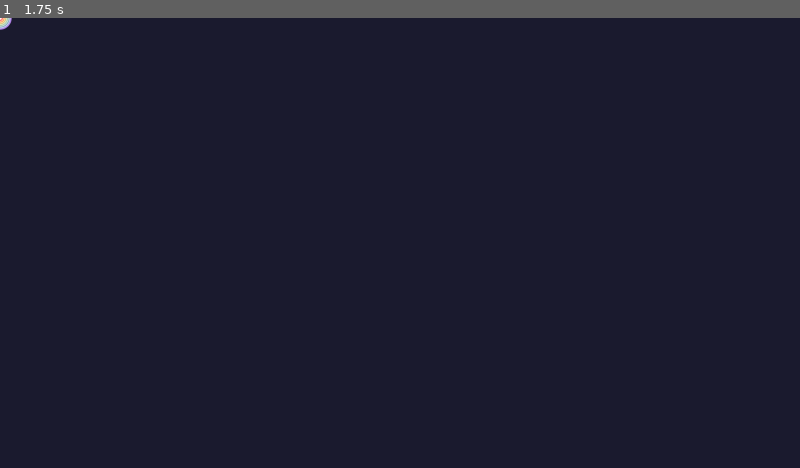
Above: before the commit, frame 1.
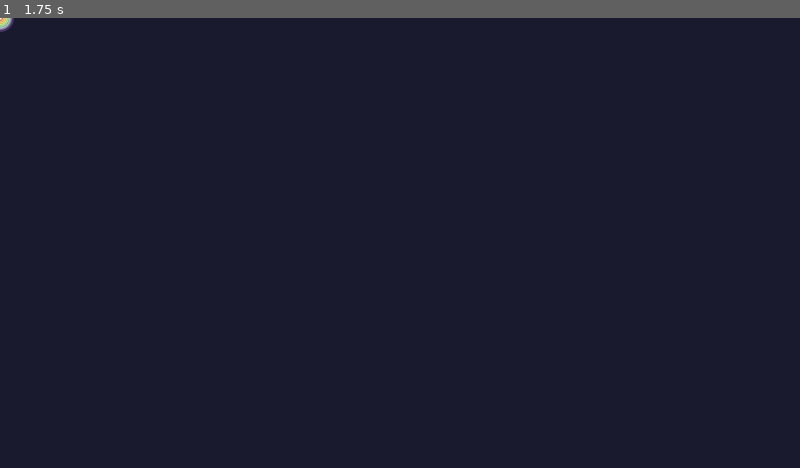
Above: after the commit, the same moment.

Repository: Lorenz-127/GemCascade
Game: Godot game, scene res://scenes/game/gems/ColorBomb.tscn
Two runs of this game, one before a commit and one after it. Both use one fixed random seed, a clock stepped at 60 frames per second and the inputs below. This scene is started directly instead of the project's main scene.
Inputs (mouse positions are in pixels of both pictures, inside the frame that each line leads up to):
- Up to frame 1 (1.75 s): tap Enter at 0.5 s; move the mouse to (576, 220) at 0.52 s; hold Right mouse button (gem_deselect) 0.53-1.28 s; tap Space at 1.25 s; move the mouse to (240, 265) at 1.27 s; click (240, 265) at 1.35 s

The runs differ from the first frame. In frame 1, less than 0.1% of the frame differs, in the area x 0-2%, y 0-4%.

Commit message:
feat(gems): implement special gem types with unique behaviors
Add implementation for all special gem types:
- Line blast gems (horizontal and vertical)
- Cross blast gem
- Color bomb gem
- Super bomb gem

Each special gem extends the special_gem_base class and implements:
- Unique visual indicators
- Custom activation animations
- Specific behavior patterns

Diff:
--- a/scenes/game/gems/color_bomb.gd
+++ b/scenes/game/gems/color_bomb.gd
@@ -1 +1,92 @@
-extends Node
+extends "res://scenes/game/gems/special_gem_base.gd"
+
+var target_color_type: int = -1  # Type of gem to clear, set during activation
+
+func _ready():
+	# Call parent ready function
+	super._ready()
+
+	# Set specific properties for color bomb
+	special_type = "color_bomb"
+
+	# Add rainbow pulsing or other special visuals
+	enhance_color_bomb_visuals()
+
+func enhance_color_bomb_visuals():
+	# Add a rainbow/pulsing effect to make the color bomb stand out
+	var rainbow_tween = create_tween()
+	rainbow_tween.set_loops()
+
+	# Cycle through some hue shifts for a rainbow-like effect
+	# This is a simple version, could be enhanced with a shader
+	rainbow_tween.tween_property($Sprite2D, "modulate",
+							   Color(1.0, 0.8, 0.8), 0.7)  # Reddish
+	rainbow_tween.tween_property($Sprite2D, "modulate",
+							   Color(1.0, 1.0, 0.8), 0.7)  # Yellowish
+	rainbow_tween.tween_property($Sprite2D, "modulate",
+							   Color(0.8, 1.0, 0.8), 0.7)  # Greenish
+	rainbow_tween.tween_property($Sprite2D, "modulate",
+							   Color(0.8, 0.8, 1.0), 0.7)  # Bluish
+	rainbow_tween.tween_property($Sprite2D, "modulate",
+							   Color(1.0, 0.8, 1.0), 0.7)  # Purplish
+	rainbow_tween.tween_property($Sprite2D, "modulate",
+							   Color(1.0, 1.0, 1.0), 0.7)  # Back to normal
+
+func activate():
+	# Call parent activate for common effects
+	var activation_started = await super.activate()
+
+	# Play color bomb activation animation
+	play_color_bomb_animation()
+
+	# The actual gem clearing logic will be in BoardController
+	# which calls this method and then handles clearing all gems of target color
+
+	# Return true to signal successful activation
+	return activation_started
+
+func set_target_color(color_type: int):
+	# Set which color type this bomb will clear when activated
+	target_color_type = color_type
+
+func play_color_bomb_animation():
+	# Create a radial explosion effect
+	var explosion = Node2D.new()
+	add_child(explosion)
+
+	# Create a series of expanding circles
+	for i in range(5):
+		var circle = create_circle(5 + i * 15, Color(1, 1, 1, 0.8 - i * 0.15))
+		explosion.add_child(circle)
+
+	# Animate the explosion outward
+	var tween = create_tween()
+	tween.tween_property(explosion, "scale", Vector2(3, 3), 0.5)
+	tween.parallel().tween_property(explosion, "modulate", Color(1, 1, 1, 0), 0.5)
+
+	# Clean up
+	tween.tween_callback(explosion.queue_free)
+
+# Helper function to create a circle shape
+func create_circle(radius: float, color: Color) -> Node2D:
+	var circle = Node2D.new()
+
+	# We'll draw a circle in _draw
+	circle.draw_circle = func(draw_radius, draw_color):
+		var circle_points = PackedVector2Array()
+		for i in range(36):
+			var angle = i * PI * 2 / 36
+			circle_points.append(Vector2(cos(angle) * draw_radius, sin(angle) * draw_radius))
+		draw_colored_polygon(circle_points, draw_color)
+
+	# Override _draw method
+	circle.set_script(GDScript.new())
+	circle.script.source_code = """
+	extends Node2D
+	var draw_circle = null
+	func _draw():
+		if draw_circle:
+			draw_circle.call(%s, %s)
+	""" % [radius, color]
+
+	return circle
--- a/scenes/game/gems/cross_blast.gd
+++ b/scenes/game/gems/cross_blast.gd
@@ -1 +1,64 @@
-extends Node
+extends "res://scenes/game/gems/special_gem_base.gd"
+
+func _ready():
+	# Call parent ready function
+	super._ready()
+
+	# Set specific properties for cross blast
+	special_type = "cross_blast"
+
+	# Add any cross-specific visual enhancements
+	enhance_cross_visuals()
+
+func enhance_cross_visuals():
+	# Optional: Add pulsing effect or other visual elements
+	# to emphasize the cross-blast nature
+	var pulse_tween = create_tween()
+	pulse_tween.set_loops()  # Make it loop infinitely
+
+	# Subtle pulse animation
+	pulse_tween.tween_property($Sprite2D, "modulate",
+							  Color(1, 1, 1, 0.8), 1.0)
+	pulse_tween.tween_property($Sprite2D, "modulate",
+							  Color(1, 1, 1, 1.0), 1.0)
+
+func activate():
+	# Call parent activate for common effects
+	var activation_started = await super.activate()
+
+	# Play cross blast animation - combining horizontal and vertical effects
+	play_cross_blast_animation()
+
+	# The actual gem clearing logic will be in BoardController
+	# which calls this method and handles clearing both row and column
+
+	# Return true to signal successful activation
+	return activation_started
+
+func play_cross_blast_animation():
+	# Create horizontal beam
+	var h_beam = ColorRect.new()
+	h_beam.color = Color(1, 1, 1, 0.7)
+
+	var grid_cell_size = 100  # This should come from GridManager
+	h_beam.size = Vector2(grid_cell_size * 9, 10)
+	h_beam.position = Vector2(-grid_cell_size * 4, -5)
+
+	add_child(h_beam)
+
+	# Create vertical beam
+	var v_beam = ColorRect.new()
+	v_beam.color = Color(1, 1, 1, 0.7)
+	v_beam.size = Vector2(10, grid_cell_size * 9)
+	v_beam.position = Vector2(-5, -grid_cell_size * 4)
+
+	add_child(v_beam)
+
+	# Animate beams
+	var tween = create_tween()
+	tween.tween_property(h_beam, "modulate", Color(1, 1, 1, 0), 0.4)
+	tween.parallel().tween_property(v_beam, "modulate", Color(1, 1, 1, 0), 0.4)
+
+	# Clean up after animation
+	tween.tween_callback(h_beam.queue_free)
+	tween.tween_callback(v_beam.queue_free)
--- a/scenes/game/gems/line_blast_h.gd
+++ b/scenes/game/gems/line_blast_h.gd
@@ -1 +1,47 @@
-extends Node
+extends "res://scenes/game/gems/special_gem_base.gd"
+
+func _ready():
+	# Call parent ready function
+	super._ready()
+
+	# Set specific properties for horizontal line blast
+	special_type = "line_blast"
+	orientation = "horizontal"
+
+	# Add any horizontal-specific visual enhancements
+	add_horizontal_indicators()
+
+func add_horizontal_indicators():
+	# Optional: Add additional visual elements to reinforce horizontal orientation
+	# This could be arrows or lines indicating the gem will affect the entire row
+	pass
+
+func activate():
+	# Call parent activate for common effects
+	var activation_started = await super.activate()
+
+	# Play horizontal blast animation
+	play_horizontal_blast_animation()
+
+	# The actual gem clearing logic will be in BoardController
+	# which calls this method and then handles the row clearing
+
+	# Return true to signal successful activation
+	return activation_started
+
+func play_horizontal_blast_animation():
+	# Create horizontal beam effect
+	var beam = ColorRect.new()
+	beam.color = Color(1, 1, 1, 0.7)  # Semi-transparent white
+
+	# Set beam size and position (thin horizontal rectangle)
+	var grid_cell_size = 100  # This should come from GridManager
+	beam.size = Vector2(grid_cell_size * 9, 10)  # Width covers entire grid, height is thin
+	beam.position = Vector2(-grid_cell_size * 4, -5)  # Center beam on gem
+
+	add_child(beam)
+
+	# Create beam animation
+	var tween = create_tween()
+	tween.tween_property(beam, "modulate", Color(1, 1, 1, 0), 0.4)
+	tween.tween_callback(beam.queue_free)
--- a/scenes/game/gems/line_blast_v.gd
+++ b/scenes/game/gems/line_blast_v.gd
@@ -1 +1,47 @@
-extends Node
+extends "res://scenes/game/gems/special_gem_base.gd"
+
+func _ready():
+	# Call parent ready function
+	super._ready()
+
+	# Set specific properties for vertical line blast
+	special_type = "line_blast"
+	orientation = "vertical"
+
+	# Add any vertical-specific visual enhancements
+	add_vertical_indicators()
+
+func add_vertical_indicators():
+	# Optional: Add additional visual elements to reinforce vertical orientation
+	# This could be arrows or lines indicating the gem will affect the entire column
+	pass
+
+func activate():
+	# Call parent activate for common effects
+	var activation_started = await super.activate()
+
+	# Play vertical blast animation
+	play_vertical_blast_animation()
+
+	# The actual gem clearing logic will be in BoardController
+	# which calls this method and then handles the column clearing
+
+	# Return true to signal successful activation
+	return activation_started
+
+func play_vertical_blast_animation():
+	# Create vertical beam effect
+	var beam = ColorRect.new()
+	beam.color = Color(1, 1, 1, 0.7)  # Semi-transparent white
+
+	# Set beam size and position (thin vertical rectangle)
+	var grid_cell_size = 100  # This should come from GridManager
+	beam.size = Vector2(10, grid_cell_size * 9)  # Height covers entire grid, width is thin
+	beam.position = Vector2(-5, -grid_cell_size * 4)  # Center beam on gem
+
+	add_child(beam)
+
+	# Create beam animation
+	var tween = create_tween()
+	tween.tween_property(beam, "modulate", Color(1, 1, 1, 0), 0.4)
+	tween.tween_callback(beam.queue_free)
--- a/scenes/game/gems/super_bomb.gd
+++ b/scenes/game/gems/super_bomb.gd
@@ -1 +1,102 @@
-extends Sprite2D
+extends "res://scenes/game/gems/special_gem_base.gd"
+
+func _ready():
+	# Call parent ready function
+	super._ready()
+
+	# Set specific properties for super bomb
+	special_type = "super_bomb"
+
+	# Add super bomb specific visual enhancements
+	enhance_super_bomb_visuals()
+
+func enhance_super_bomb_visuals():
+	# Add pulsing effect and other visual elements
+	# to emphasize this is the most powerful gem
+
+	# Create a pulsing glow
+	var pulse_tween = create_tween()
+	pulse_tween.set_loops()
+
+	# Stronger pulse animation with color shifts
+	pulse_tween.tween_property($Sprite2D, "modulate",
+							  Color(1.2, 1.0, 1.0), 0.5)  # Reddish
+	pulse_tween.tween_property($Sprite2D, "modulate",
+							  Color(1.0, 1.0, 1.2), 0.5)  # Bluish
+	pulse_tween.tween_property($Sprite2D, "modulate",
+							  Color(1.0, 1.2, 1.0), 0.5)  # Greenish
+	pulse_tween.tween_property($Sprite2D, "modulate",
+							  Color(1.0, 1.0, 1.0), 0.5)  # Normal
+
+func activate():
+	# Call parent activate for common effects
+	var activation_started = await super.activate()
+
+	# Play super bomb activation animation
+	play_super_bomb_animation()
+
+	# The actual gem clearing logic will be in BoardController
+	# which calls this method and handles clearing a large area (3x3 or 5x5)
+
+	# Return true to signal successful activation
+	return activation_started
+
+func play_super_bomb_animation():
+	# Create a powerful explosion effect
+
+	# First a flash
+	var flash = ColorRect.new()
+	flash.color = Color(1, 1, 1, 0.9)
+	flash.size = Vector2(1000, 1000)  # Big enough to cover screen
+	flash.position = Vector2(-500, -500)  # Center it
+	add_child(flash)
+
+	# Circle explosion
+	var explosion = Node2D.new()
+	add_child(explosion)
+
+	# Create a series of expanding circles
+	for i in range(8):  # More circles for bigger effect
+		var circle = create_circle(10 + i * 20, Color(1, 1, 1, 0.9 - i * 0.1))
+		explosion.add_child(circle)
+
+	# Animate the flash and explosion
+	var tween = create_tween()
+
+	# Flash fades quickly
+	tween.tween_property(flash, "modulate", Color(1, 1, 1, 0), 0.2)
+	tween.tween_callback(flash.queue_free)
+
+	# Explosion grows and fades
+	tween.tween_property(explosion, "scale", Vector2(5, 5), 0.7)
+	tween.parallel().tween_property(explosion, "modulate", Color(1, 1, 1, 0), 0.7)
+
+	# Clean up
+	tween.tween_callback(explosion.queue_free)
+
+	# Also add some camera shake - we'll emit a signal that GameBoard can respond to
+	# Placeholder for when we implement signal system
+	# emit_signal("request_camera_shake", 0.5, 10.0)  # duration, intensity
+
+# Helper function to create a circle shape (same as in ColorBomb)
+func create_circle(radius: float, color: Color) -> Node2D:
+	var circle = Node2D.new()
+
+	circle.draw_circle = func(draw_radius, draw_color):
+		var circle_points = PackedVector2Array()
+		for i in range(36):
+			var angle = i * PI * 2 / 36
+			circle_points.append(Vector2(cos(angle) * draw_radius, sin(angle) * draw_radius))
+		draw_colored_polygon(circle_points, draw_color)
+
+	# Override _draw method
+	circle.set_script(GDScript.new())
+	circle.script.source_code = """
+	extends Node2D
+	var draw_circle = null
+	func _draw():
+		if draw_circle:
+			draw_circle.call(%s, %s)
+	""" % [radius, color]
+
+	return circle
